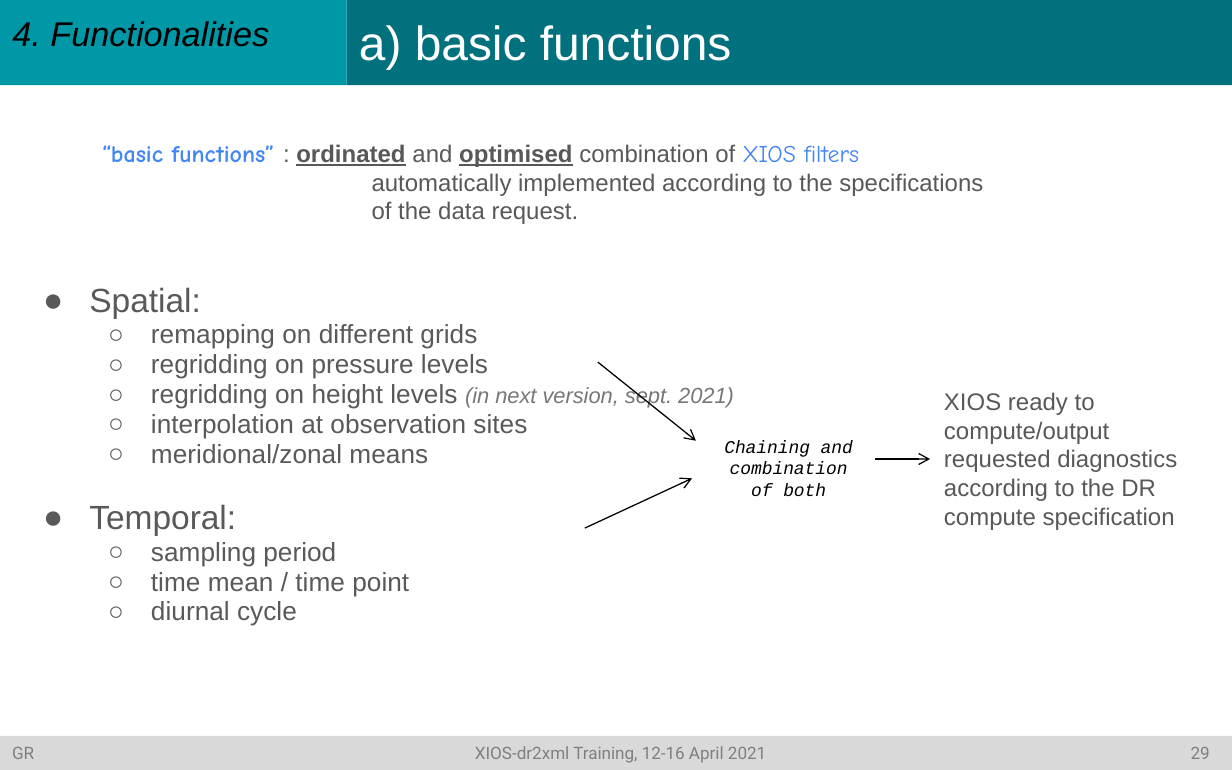
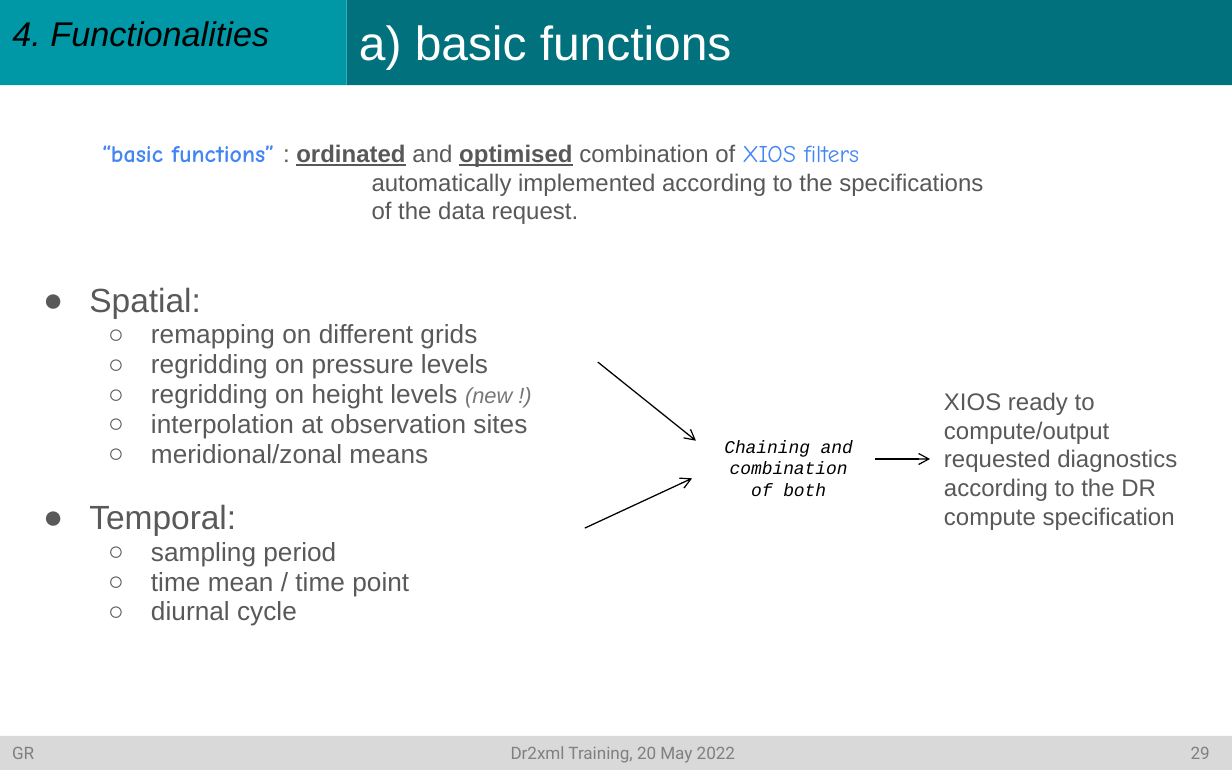
Before and after one commit to rigoudyg/dr2xml, a slide deck: slide 30 of slides/Formation_dr2xml.pptx. Drawn at 1232x770 pixels with LibreOffice and Linux fonts; fonts in the diff are those of the drawing. Boxes give left, top, right and bottom in pixels: in the first picture for what was removed or moved away, otherwise in the second. Text is boxed around its words. In the diff, an @@ line names an element or a change of style, - is before the commit and + after.

Commit message:
slides and docs for dr2xml training on 20.05.2022

```diff
--- a/slides/Formation_dr2xml.pptx
+++ b/slides/Formation_dr2xml.pptx
@@ text at [151, 384, 512, 409]: text changed; size 12.8 to 15.3 pt; text colour #777777 to #595959; italic off @@
-  ○ regridding on height levels (in next version, sept. 2021)
+  ○ regridding on height levels (new !)
@@ text in rectangle at [12, 746, 1210, 763]: text changed @@
-GR XIOS-dr2xml Training, 12-16 April 2021 29
+GR Dr2xml Training, 20 May 2022 29
```
Also in this commit, not shown: 42 other slides changed, 3 slides added, 4 other files.
